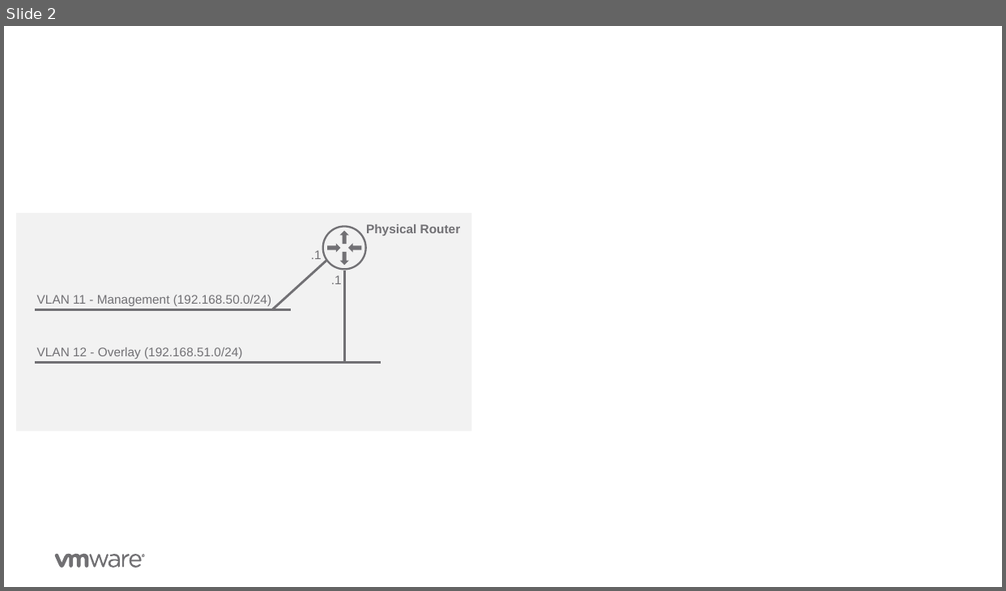
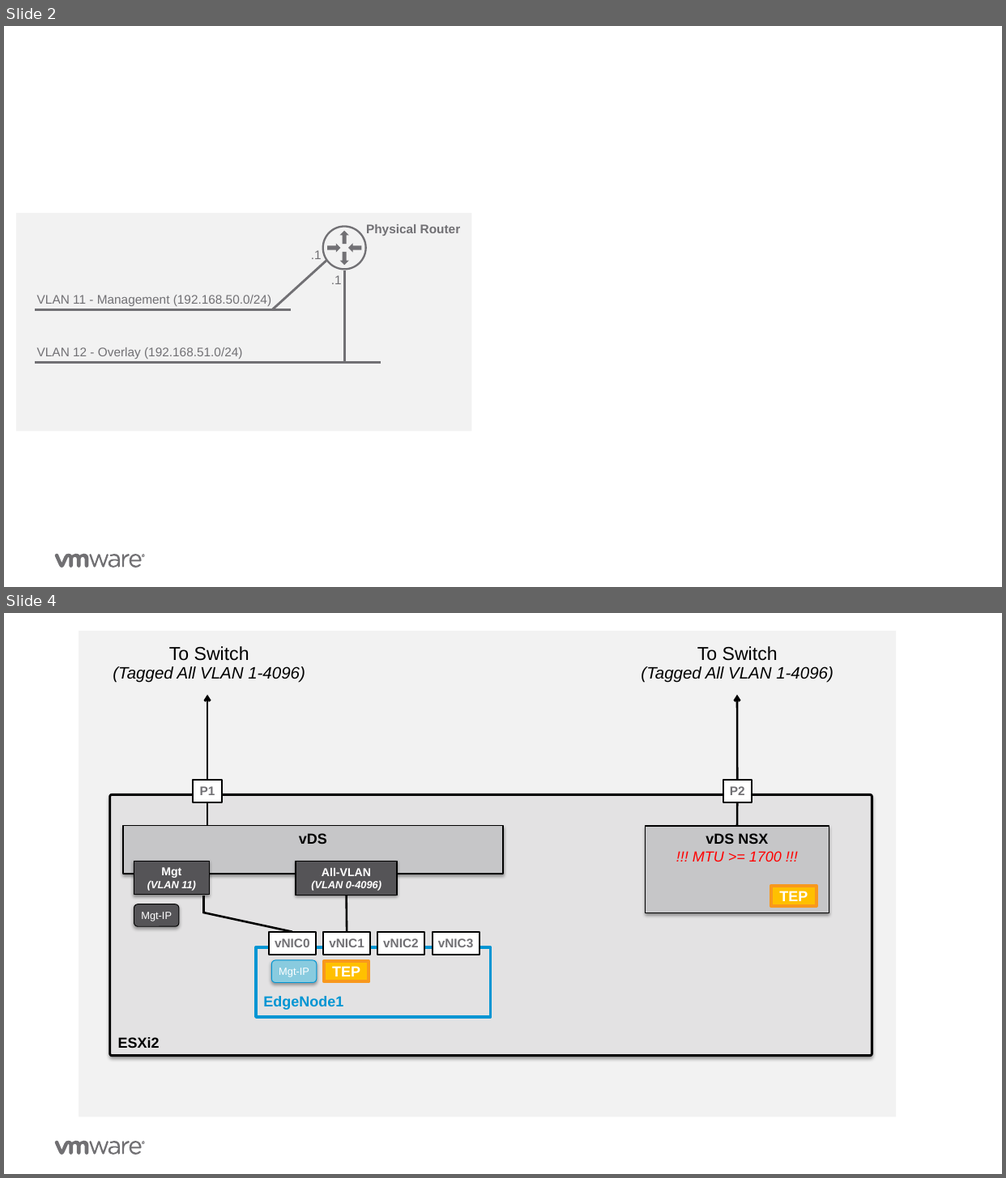
Before and after one commit to vmware-nsx/eval-docs, a slide deck: docs/assets/Graphics/Graphics-v0.1.pptx. Shown one above the other, each under a label of ours: slide 2 before the commit, slides 2 and 4 after it; the slides between them are not shown. The pictures are 1006x591 and 1006x1178 pixels, drawn with LibreOffice and Linux fonts; fonts in the diff are those of the drawing; background and template pictures are left out. Boxes give left, top, right and bottom in pixels: in the first picture for what was removed or moved away, otherwise in the second. Text is boxed around its words. In the diff, an @@ line names an element or a change of style, - is before the commit and + after.

```diff
--- a/docs/assets/Graphics/Graphics-v0.1.pptx
+++ b/docs/assets/Graphics/Graphics-v0.1.pptx
@@ slide 4 added at box(4, 613, 1002, 1174), background #FFFFFF; not listed: 7 template elements that a slide beside it also shows @@
@@ rectangle added at box(79, 631, 897, 1118), fill #F2F2F2 @@
@@ text added at box(113, 646, 305, 683), 16 pt, text #000000, italic @@
+To Switch
+(Tagged All VLAN 1-4096)
@@ text added at box(641, 646, 833, 683), 16 pt, text #000000, italic @@
+To Switch
+(Tagged All VLAN 1-4096)
@@ arrow added from (207, 780) to (207, 695), #000000 2 pt @@
@@ arrow added from (737, 780) to (737, 695), #000000 2 pt @@
@@ rectangle added at box(194, 780, 222, 803), fill #FFFFFF, outline #000000 1.5 pt, 12 pt, text #717074, bold @@
+P1
@@ rectangle added at box(722, 780, 751, 803), fill #FFFFFF, outline #000000 1.5 pt, 12 pt, text #717074, bold @@
+P2
@@ rounded rectangle added at box(109, 795, 872, 1056), fill #E3E2E3, outline #000000 2.25 pt, 14 pt, text #000000, bold @@
+ESXi2
@@ line added from (207, 803) to (207, 825), #000000 2 pt @@
@@ line added from (737, 803) to (737, 826), #000000 2 pt @@
@@ rectangle added at box(123, 825, 503, 874), fill #C6C6C8, outline #000000 1 pt, 14 pt, text #000000, bold @@
+vDS
@@ rectangle added at box(646, 826, 829, 914), fill #C6C6C8, outline #000000 1 pt, 14 pt, text #FF0000, italic @@
+vDS NSX
+!!! MTU >= 1700 !!!
@@ rectangle added at box(134, 861, 209, 895), fill #555457, outline #000000 1 pt, 10 pt, text #FFFFFF, bold, italic @@
+Mgt
+(VLAN 11)
@@ rectangle added at box(296, 861, 397, 895), fill #555457, outline #000000 1 pt, 10 pt, text #FFFFFF, bold, italic @@
+All-VLAN
+(VLAN 0-4096)
@@ line added from (204, 914) to (204, 896), #000000 2 pt @@
@@ line added from (346, 895) to (347, 932), #000000 2 pt @@
@@ rectangle added at box(771, 885, 816, 905), fill #FFC000, outline #F8981D 3 pt, 14 pt, text #FFFFFF, bold @@
+TEP
@@ rounded rectangle added at box(134, 905, 179, 926), fill #555457, outline #000000 0.75 pt, 10 pt, text #FFFFFF @@
+Mgt-IP
@@ line added from (203, 913) to (292, 932), #000000 2 pt @@
@@ rectangle added at box(256, 948, 491, 1017), outline #0095D3 3 pt, 14 pt, text #0095D3, bold @@
+EdgeNode1
@@ rectangle added at box(269, 932, 316, 954), fill #FFFFFF, outline #000000 1.5 pt, 12 pt, text #717074, bold @@
+vNIC0
@@ rectangle added at box(323, 932, 370, 954), fill #FFFFFF, outline #000000 1.5 pt, 12 pt, text #717074, bold @@
+vNIC1
@@ rectangle added at box(377, 932, 424, 954), fill #FFFFFF, outline #000000 1.5 pt, 12 pt, text #717074, bold @@
+vNIC2
@@ rectangle added at box(432, 932, 479, 954), fill #FFFFFF, outline #000000 1.5 pt, 12 pt, text #717074, bold @@
+vNIC3
@@ rounded rectangle added at box(271, 960, 316, 983), fill #89CBDF, outline #0095D3 0.75 pt, 10 pt, text #FFFFFF @@
+Mgt-IP
@@ rectangle added at box(324, 961, 368, 982), fill #FFC000, outline #F8981D 3 pt, 14 pt, text #FFFFFF, bold @@
+TEP
```
Also in this commit, not shown: 4 slides changed, 1 other slide added, 5 other files.
